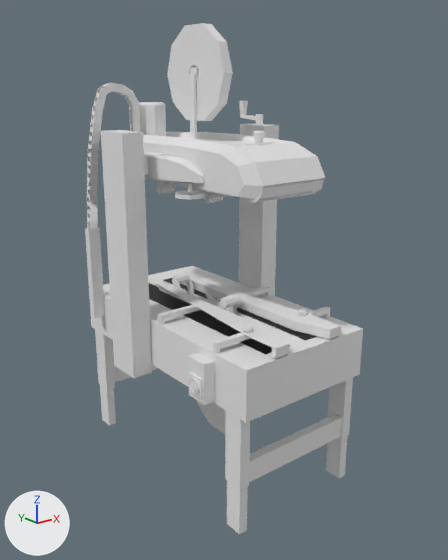
Renders of the FBX model Blend Files/sk20.fbx from each side of a commit.
The view is the same before and after, from a 50 mm camera at (-1.463, -1.898, 1.51) aimed at (0.016, -0.05, 0.771). Arrows for +X, +Y and +Z are at lower left; the lights stay in place. Where no turn or scale is listed for an object, it has been applied to the vertices.

Before the edit, the objects in view are built like this:
```python
ob_box_guides_left = bpy.data.objects.new('Box Guides Left', me_cube_025)
ob_box_guides_left.location = (0.135, -0.37, 0.688)
ob_box_guides_right = bpy.data.objects.new('Box Guides Right', me_cube_005)
ob_box_guides_right.location = (-0.135, -0.37, 0.688)
ob_extandble_table_legs = bpy.data.objects.new('Extandble table legs', me_cube_012)
ob_extandble_table_legs.location = (0.0, 0.0, 0.094)
ob_powerboxbase = bpy.data.objects.new('PowerboxBase', me_cube_004)
ob_powerboxbase.location = (-0.33, -0.33, 0.53)
ob_side_column = bpy.data.objects.new('Side Column', me_cube)
ob_side_column.location = (0.0, 0.0, 0.0)
ob_table = bpy.data.objects.new('Table', me_cube_001)
ob_table.location = (0.0, 0.01, 0.588)
ob_table_legs = bpy.data.objects.new('Table Legs ', me_cube_002)
ob_table_legs.location = (0.0, 0.0, 0.294)
ob_tape_head = bpy.data.objects.new('Tape Head ', me_cube_016)
ob_tape_head.location = (-0.249, 0.418, 1.153)
ob_tape_head__004 = bpy.data.objects.new('Tape Head .004', me_cube_028)
ob_tape_head__004.location = (0.0, -0.39, 1.198)
```
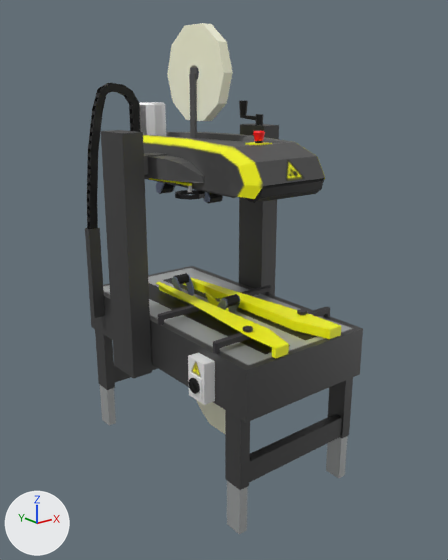
Changed parts and their boxes [x1, y1, x2, y2] in the pictures (448 x 560 px):
'Table', surface changed (grey to black)
    both: [85, 228, 363, 423]
'Tape Head ', surface changed
    both: [87, 23, 325, 229]
'Side Column', surface changed, recoloured (grey to black)
    both: [101, 123, 279, 378]
'Table Legs ', surface changed, recoloured (grey to black)
    both: [95, 329, 353, 490]
'Box Guides Left', surface changed, recoloured (grey to yellow)
    both: [183, 277, 341, 339]
'Extandble table legs', surface changed, recoloured
    both: [100, 385, 347, 534]
'Box Guides Right', surface changed, recoloured (white to yellow)
    both: [156, 282, 289, 359]
'PowerboxBase', surface changed
    both: [188, 352, 215, 405]
'Tape Head .004', surface changed (grey to black)
    both: [246, 178, 324, 203]
'Cube', surface changed (grey to black)
    both: [149, 178, 205, 200]
'Box Guides Arm  Right', surface changed, recoloured (grey to black)
    both: [213, 326, 253, 349]
'Box Guides Arm Right.001', surface changed, recoloured (grey to black)
    both: [158, 305, 201, 320]
'Roller Front Bottom', surface changed, recoloured
    both: [172, 273, 194, 296]
'Roller Back Bottom', surface changed
    both: [217, 294, 240, 314]
'hand cranck', surface changed, recoloured (grey to black)
    both: [239, 101, 263, 122]
'Box Guides Arm Left', surface changed, recoloured (grey to black)
    both: [297, 307, 330, 317]
'Tape Head .003', surface changed, recoloured
    both: [156, 182, 176, 194]
'Box Guides Arm Left.001', surface changed, recoloured (grey to black)
    both: [240, 286, 271, 296]
'Tape Head .001', surface changed, recoloured
    both: [203, 192, 223, 203]
'Switch Powerbox', surface changed, recoloured
    both: [189, 377, 200, 394]
'Tape cutter bottom', surface changed
    both: [193, 292, 229, 311]
'Box Guides base', surface changed, recoloured
    both: [158, 291, 330, 354]
'Cylinder.001', surface changed
    both: [256, 122, 263, 125]

Edits to the bpy script that builds the scene:
```text
Change mat_head_base:
    add n2 = _N.new('ShaderNodeTexImage'); n2.name = 'Image Texture'
    add n2.image = img_sk20_head_base_albedotransparency_png
    add n3 = _N.new('ShaderNodeTexImage'); n3.name = 'Image Texture.001'
    add n3.image = img_sk20_head_base_metallicsmoothness_png
    where n0 = _N.new('ShaderNodeBsdfPrincipled'); n0.name = 'Principled BSDF'
    add _L.new(n2.outputs[0], n0.inputs[0])  # 'Color' to 'Base Color'
    add _L.new(n3.outputs[0], n0.inputs[1])  # 'Color' to 'Metallic'
Change mat_table:
    add n2 = _N.new('ShaderNodeTexImage'); n2.name = 'Image Texture'
    add n2.image = img_sk20_table_albedotransparency_png
    add n3 = _N.new('ShaderNodeTexImage'); n3.name = 'Image Texture.001'
    add n3.image = img_sk20_table_metallicsmoothness_png
    where n0 = _N.new('ShaderNodeBsdfPrincipled'); n0.name = 'Principled BSDF'
    add _L.new(n2.outputs[0], n0.inputs[0])  # 'Color' to 'Base Color'
    add _L.new(n3.outputs[0], n0.inputs[1])  # 'Color' to 'Metallic'
Change me_cube:
    where me_cube.from_pydata(...)  # 16 vertices, 12 faces; spans x -0.37..0.37, y 0.028..0.181, z 0.428..1.354
    add me_cube.materials.append(mat_table)
Change me_cylinder_004:
    where me_cylinder_004.from_pydata(...)  # 46 vertices, 39 faces; spans x -0.0188..0.0188, y -0.0155..0.1228, z 0.0126..0.0952
    add me_cylinder_004.materials.append(mat_table)
Change me_cube_002:
    where me_cube_002.from_pydata(...)  # 48 vertices, 28 faces; spans x -0.282..0.282, y -0.511..0.511, z -0.107..0.168
    add me_cube_002.materials.append(mat_table)
Change me_cube_027:
    where me_cube_027.from_pydata(...)  # 52 vertices, 34 faces; spans x -0.0331..0.0381, y -0.0399..0.0287, z -0.0366..0.0638
    add me_cube_027.materials.append(mat_table)
Change me_cube_019:
    where me_cube_019.from_pydata(...)  # 40 vertices, 40 faces; spans x -0.02..0.02, y -0.181..0.181, z -0.172..0.172
    add me_cube_019.materials.append(mat_table)
Change me_cylinder_001:
    where me_cylinder_001.from_pydata(...)  # 49 vertices, 45 faces; spans x -0.0061..0.0061, y -0.0304..0.0283, z -0.0269..0.0269
    add me_cylinder_001.materials.append(mat_table)
Change me_cube_023:
    where me_cube_023.from_pydata(...)  # 16 vertices, 14 faces; spans x -0.011..0.199, y -0.011..0.011, z 0.0..0.021
    add me_cube_023.materials.append(mat_table)
Change me_cube_005:
    where me_cube_005.from_pydata(...)  # 28 vertices, 24 faces; spans x -0.025..0.074, y -0.17..0.676, z -0.033..0.017
    add me_cube_005.materials.append(mat_table)
Change me_cube_026:
    where me_cube_026.from_pydata(...)  # 48 vertices, 34 faces; spans x -0.0356..0.0356, y -0.0291..0.0395, z -0.0391..0.0613
    add me_cube_026.materials.append(mat_table)
Change me_cube_025:
    where me_cube_025.from_pydata(...)  # 28 vertices, 24 faces; spans x -0.074..0.025, y -0.17..0.676, z -0.033..0.017
    add me_cube_025.materials.append(mat_table)
Change me_cube_011:
    where me_cube_011.from_pydata(...)  # 64 vertices, 32 faces; spans x -0.285..0.285, y -0.181..0.181, z -0.009..0.009
    add me_cube_011.materials.append(mat_table)
Change me_cube_014:
    where me_cube_014.from_pydata(...)  # 48 vertices, 34 faces; spans x -0.0356..0.0356, y -0.0188..0.0498, z 0.0..0.1004
    add me_cube_014.materials.append(mat_table)
Change me_cube_022:
    where me_cube_022.from_pydata(...)  # 66 vertices, 52 faces; spans x -0.011..0.164, y -0.018..0.018, z 0.0..0.038
    add me_cube_022.materials.append(mat_table)
Change me_cube_012:
    where me_cube_012.from_pydata(...)  # 32 vertices, 16 faces; spans x -0.28..0.28, y -0.505..0.505, z -0.093..0.093
    add me_cube_012.materials.append(mat_table)
Change me_cube_024:
    where me_cube_024.from_pydata(...)  # 16 vertices, 14 faces; spans x -0.199..0.011, y -0.011..0.011, z 0.0..0.021
    add me_cube_024.materials.append(mat_table)
Change me_cube_021:
    where me_cube_021.from_pydata(...)  # 66 vertices, 52 faces; spans x -0.164..0.011, y -0.018..0.018, z 0.0..0.038
    add me_cube_021.materials.append(mat_table)
```
